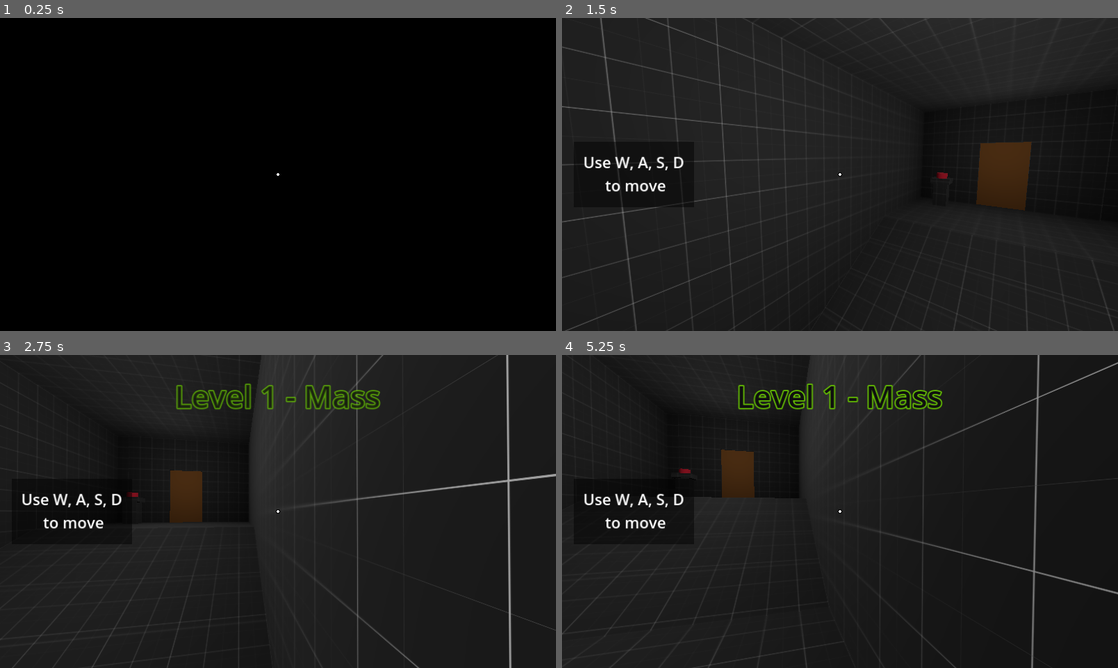
Above: before the commit, frames 1-4 (two rows, left to right).
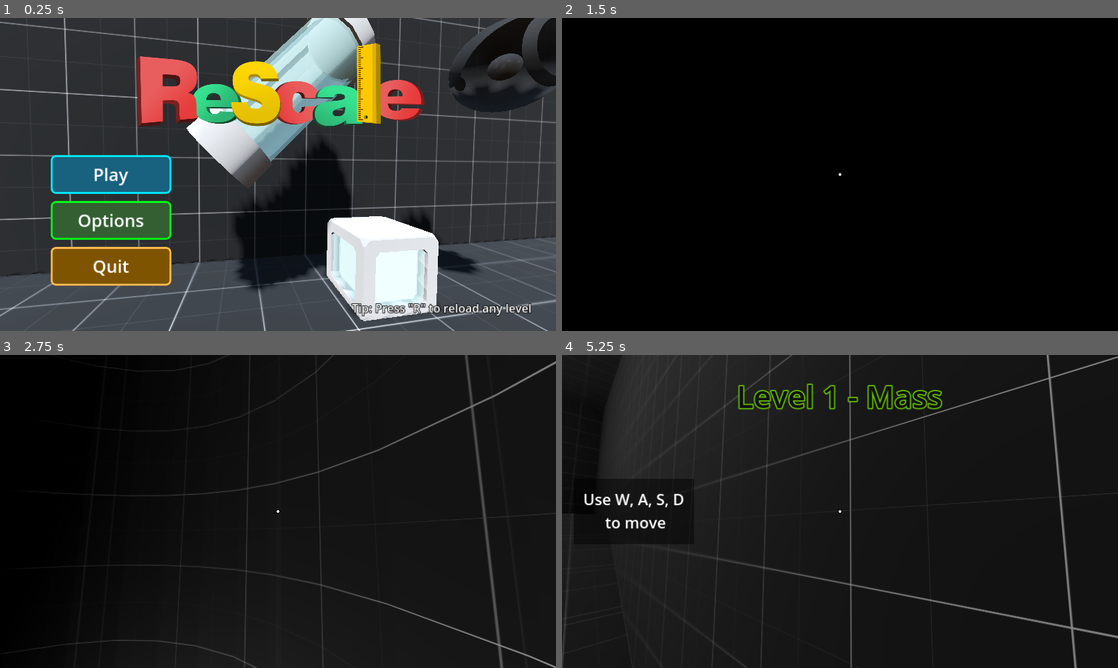
Above: after the commit, the same moments.

Repository: Radian6405/Rescale
Game: Godot game, scene res://scenes/menus/main_menu.tscn
The game is run twice, just before and just after one commit, with the same random seed, the same clock (stepped at 60 frames per second) and the same inputs. Before the commit the project starts from res://levels/Chapter 1/level_1_1.tscn.
Inputs (mouse positions are in pixels of both pictures, inside the frame that each line leads up to):
- Up to frame 1 (0.25 s): no input
- Up to frame 2 (1.5 s): click (673, 174) at 0.5 s, where only the run after the commit has a clickable "Play"; click (728, 190) at 1.27 s
- Up to frame 3 (2.75 s): tap Enter at 2 s; move the mouse to (305, 511) at 2.02 s; hold D (move_right) from 2.03 s (still down); tap Q (decrease_size) at 2.1 s; tap Space (jump) at 2.27 s
- Up to frame 4 (5.25 s): move the mouse to (812, 511) at 2.77 s; release D (move_right) at 2.78 s; hold S (move_back) 2.78-3.53 s; click (812, 511) at 2.85 s; tap Space (jump) at 3.02, 4.52 s; move the mouse to (851, 505) at 3.52 s; hold D (move_right) 3.53-5.03 s; tap E (increase_size) at 3.6 s; move the mouse to (834, 517) at 4.27 s; tap F (interact) at 4.35 s; move the mouse to (878, 514) at 5.02 s; hold A (move_left) from 5.03 s (still down); tap W (move_front) at 5.1 s

The runs differ from the first frame. In frame 1, 94% of the frame differs, in the area x 0-100%, y 0-100%; in frame 2, 82%; in frame 3, 24%; in frame 4, 5.2%.

Commit message:
feat: game now runs in fullscreen and starts with main menu scene

Diff:
--- a/project.godot
+++ b/project.godot
@@ -11,12 +11,14 @@
 [application]
 
 config/name="Rescale"
-run/main_scene="res://levels/Chapter 1/level_1_1.tscn"
+config/version="1.0.0"
+run/main_scene="res://scenes/menus/main_menu.tscn"
 config/features=PackedStringArray("4.2", "Forward Plus")
 boot_splash/show_image=false
 
 [display]
 
+window/size/mode=3
 window/stretch/mode="canvas_items"
 
 [input]
--- a/scenes/platforms/orange_platform.tscn
+++ b/scenes/platforms/orange_platform.tscn
@@ -15,11 +15,11 @@
 
 [sub_resource type="BoxMesh" id="BoxMesh_61rst"]
 resource_local_to_scene = true
-size = Vector3(2.2, 0.1, 2.2)
+size = Vector3(2.5, 0.1, 2.5)
 
 [sub_resource type="BoxShape3D" id="BoxShape3D_xonoh"]
 resource_local_to_scene = true
-size = Vector3(2.2, 0.15, 2.2)
+size = Vector3(2.5, 0.15, 2.5)
 
 [node name="OrangePlatform" instance=ExtResource("1_qs0of")]
 
